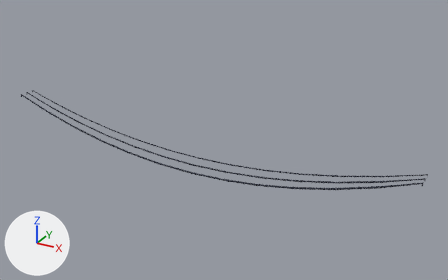
The glTF model public/assets/models/city/city_cable_span.glb as it was, and as the next commit left it.
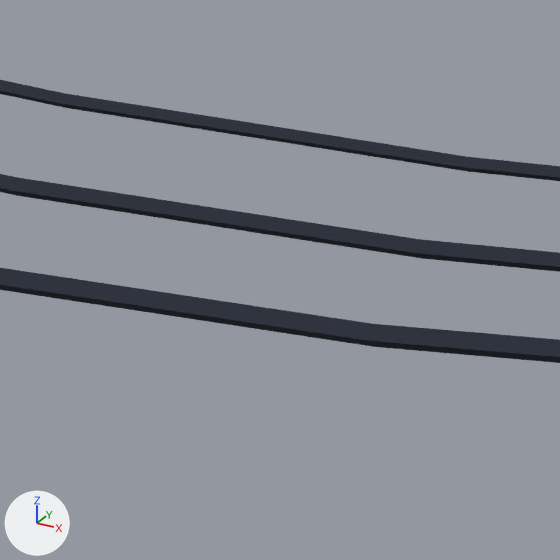
The first picture shows the older version from a 50 mm lens placed at (6.67, -10.76, 5.26), pointed at (0.53, 0.41, -0.32). The close-ups show the older and then the newer version on the part from 50% to 61% of the width and 56% to 73% of the height of that picture. Only the edits that show in the close-ups are written down. Every picture has the same lights, and +X, +Y and +Z are marked at lower left. Where no turn or scale is listed for an object, it has been applied to the vertices.

Names of what the first close-up shows: 'cable_0', 'cable_1', 'cable_2'.
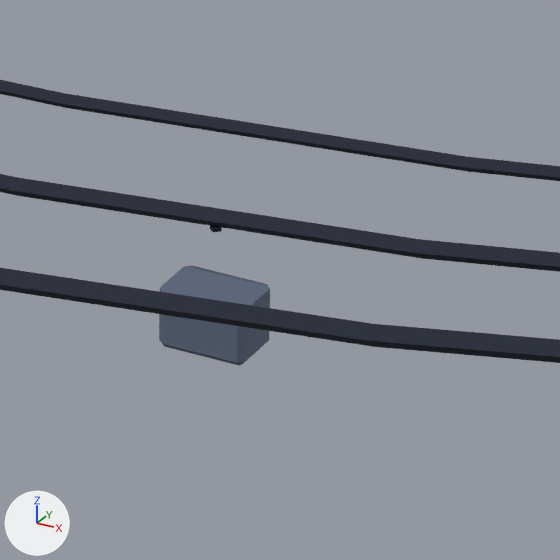
What changed in the scene script:
```text
Add mat_mat_machine:
    mat_mat_machine = principled_material('mat_machine')
    mat_mat_machine.base_color = (0.114, 0.144, 0.216)  # greyish blue #5f6a80
    mat_mat_machine.roughness = 0.85
Add me_junction_hanger:
    me_junction_hanger.from_pydata([(0.0, 0.012, 0.0), (0.0, 0.012, -0.01), (-0.012, 0.0, 0.0), (-0.012, 0.0, -0.01), (0.0, -0.012, 0.0), (0.0, -0.012, -0.01), (0.012, 0.0, 0.0), (0.012, 0.0, -0.01)], [], [(0, 1, 3), (0, 3, 2), (2, 3, 5), (2, 5, 4), (3, 1, 7), (3, 7, 5), (4, 5, 7), (4, 7, 6), (6, 7, 1), (6, 1, 0), (0, 2, 4), (0, 4, 6)])
    me_junction_hanger.materials.append(mat_mat_cable)  # dark blue #181f30
Add me_junction_box:
    me_junction_box.from_pydata(...)  # 24 vertices, 44 faces; spans x -0.09..0.09, y -0.06..0.06, z -0.12..0.0
    me_junction_box.materials.append(mat_mat_machine)  # greyish blue #5f6a80
Add ob_junction_hanger:
    ob_junction_hanger = bpy.data.objects.new('junction_hanger', me_junction_hanger)
    ob_junction_hanger.location = (1.25, 0.0, -0.854)
Add ob_junction_box:
    ob_junction_box = bpy.data.objects.new('junction_box', me_junction_box)
    ob_junction_box.location = (1.25, 0.0, -0.984)
```

Pixel boxes [x1, y1, x2, y2] of what changed, in the close-ups (560 x 560 px):
'junction_box', added
    after: [159, 266, 270, 366]
'junction_hanger', added
    after: [210, 225, 222, 232]
